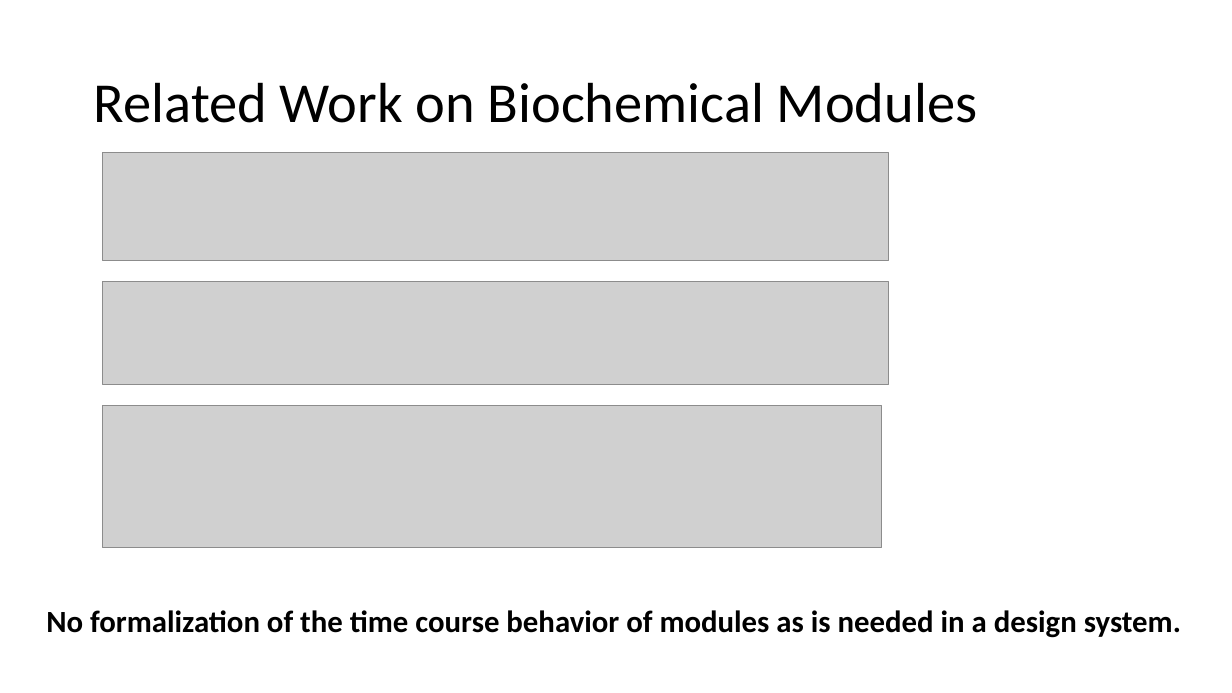
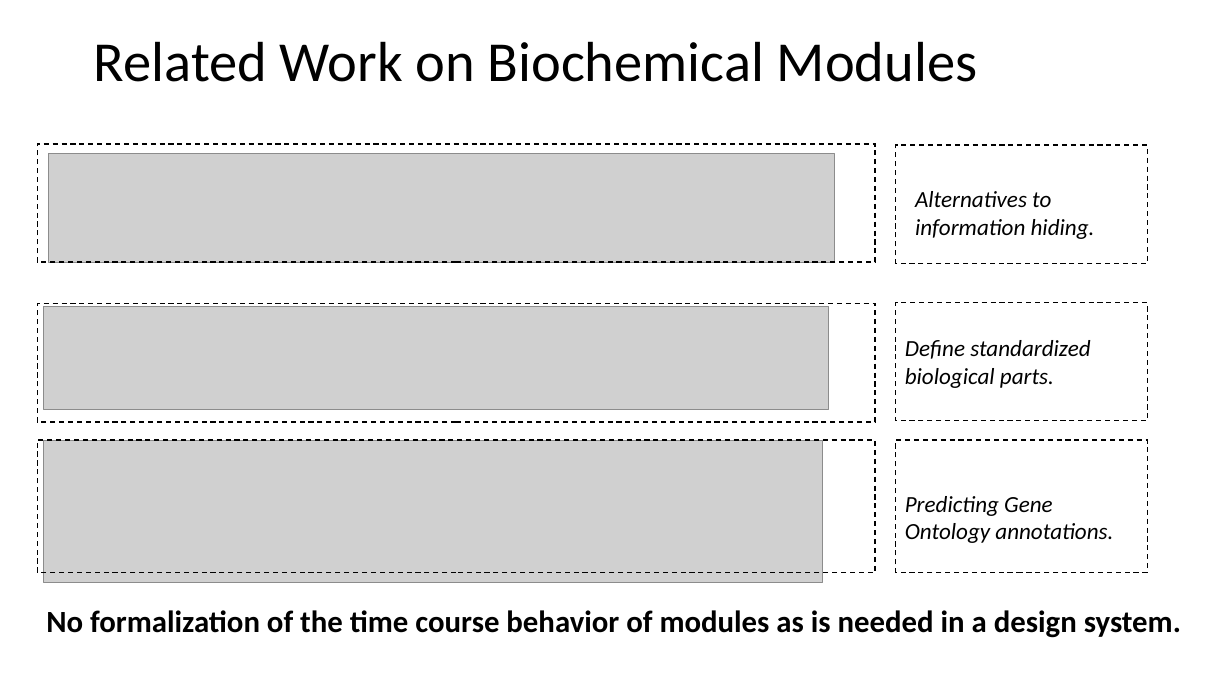
Before and after one commit to joseph-hellerstein/linear_reaction_networks, a slide deck: slide 4 of docs/module_framework.pptx. Drawn at 1232x693 pixels with LibreOffice and Linux fonts; fonts in the diff are those of the drawing; grey boxes stand for pictures. Boxes give left, top, right and bottom in pixels: in the first picture for what was removed or moved away, otherwise in the second. Text is boxed around its words. In the diff, an @@ line names an element or a change of style, - is before the commit and + after.

```diff
--- a/docs/module_framework.pptx
+++ b/docs/module_framework.pptx
@@ title "Related Work on Biochemical Modules": place and size @@
-title "Related Work on Biochemical Modules" at (94, 82, 977, 123)
+title "Related Work on Biochemical Modules" at (94, 41, 977, 82)
@@ rectangle added at (37, 144, 875, 262), outline #000000 1 pt dashed @@
@@ rectangle added at (896, 145, 1147, 263), outline #000000 1 pt dashed @@
@@ picture: place and size @@
-picture at (103, 152, 888, 262)
+picture at (49, 153, 835, 262)
@@ text added at (915, 191, 1095, 239), 18 pt, text #000000, italic @@
+Alternatives to information hiding.
@@ rectangle added at (37, 304, 875, 422), outline #000000 1 pt dashed @@
@@ picture: place and size @@
-picture at (103, 282, 888, 384)
+picture at (43, 307, 829, 409)
@@ rectangle added at (896, 303, 1147, 421), outline #000000 1 pt dashed @@
@@ text added at (905, 340, 1090, 388), 18 pt, text #000000, italic @@
+Define standardized biological parts.
@@ rectangle added at (37, 440, 875, 572), outline #000000 1 pt dashed @@
@@ picture: place and size @@
-picture at (103, 406, 882, 548)
+picture at (43, 440, 823, 582)
@@ rectangle added at (896, 440, 1147, 572), outline #000000 1 pt dashed @@
@@ text added at (905, 496, 1113, 543), 18 pt, text #000000, italic @@
+Predicting Gene Ontology annotations.
```
Also in this commit, not shown: 8 other slides changed, 1 slide added, 1 slide removed.
